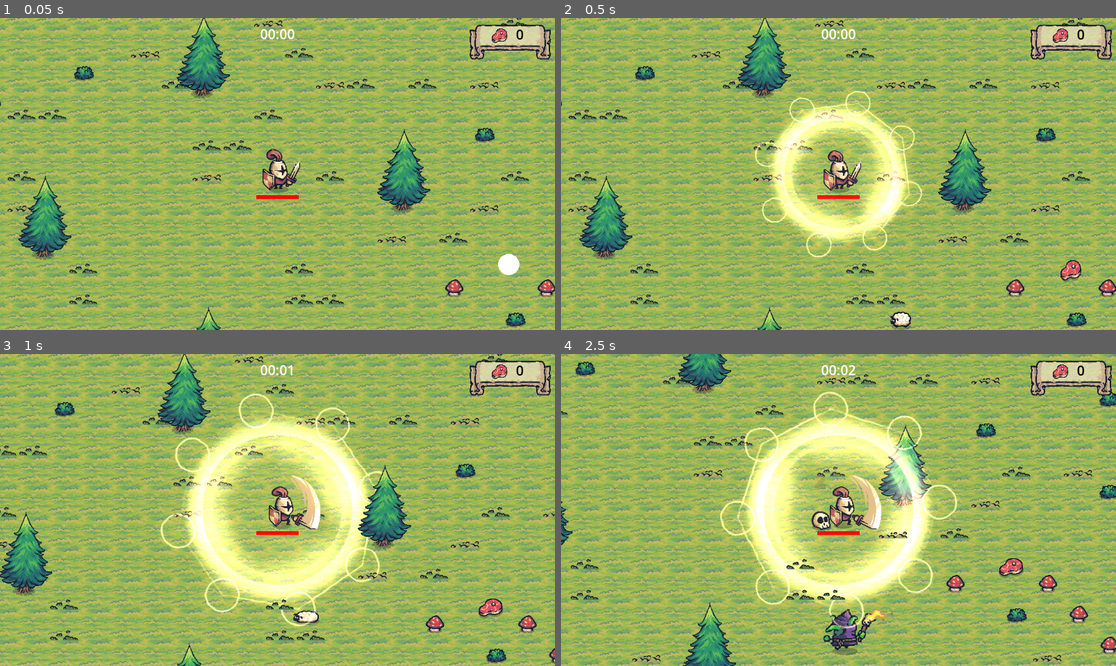
Above: before the commit, frames 1-4 (two rows, left to right).
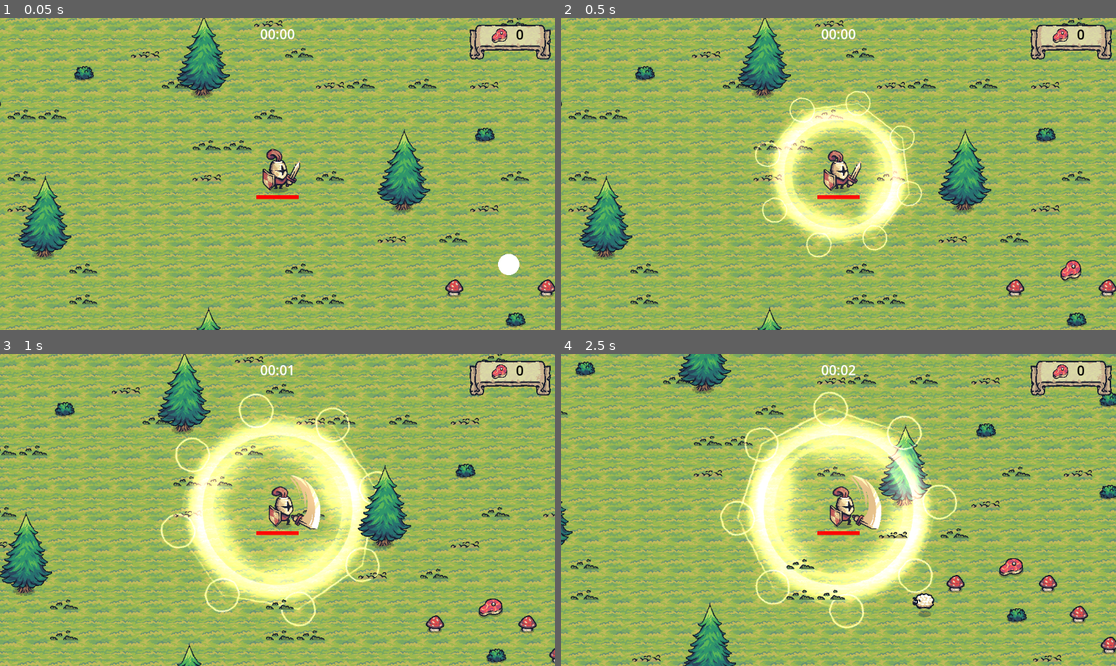
Above: after the commit, the same moments.

Repository: LostReny/DIO_TRILHA_GODOT
Game: Godot game, scene res://main.tscn
The game is run twice, just before and just after one commit, with the same random seed, the same clock (stepped at 60 frames per second) and the same inputs.
Inputs (mouse positions are in pixels of both pictures, inside the frame that each line leads up to):
- Up to frame 1 (0.05 s): no input
- Up to frame 2 (0.5 s): no input
- Up to frame 3 (1 s): move the mouse to (399, 494) at 0.52 s; hold D (move_right) from 0.53 s (still down); click (399, 494) at 0.6 s
- Up to frame 4 (2.5 s): move the mouse to (727, 525) at 1.27 s; release D (move_right) at 1.28 s; hold S (move_down) 1.28-2.03 s; click (727, 525) at 1.35 s; move the mouse to (894, 441) at 2.02 s; hold D (move_right) from 2.03 s (still down); click (894, 441) at 2.1 s

Frame 1 is identical in both runs. In frame 2, 0.2% of the frame differs, in the area x 59-64%, y 93-100%; in frame 3, 0.2%; in frame 4, 1.2%, in the area x 45-68%, y 38-97%.

Commit message:
mob_spanner

Diff:
--- a/Tiny_Swords/main.tscn
+++ b/Tiny_Swords/main.tscn
@@ -1,7 +1,6 @@
 [gd_scene load_steps=22 format=3 uid="uid://mpfy831tforr"]
 
 [ext_resource type="PackedScene" uid="uid://cisa5sj6f40v4" path="res://scenes/player.tscn" id="1_hcrkh"]
-[ext_resource type="PackedScene" uid="uid://dfo66x28j5yt2" path="res://scenes/test_scene/test_mob_spanner.tscn" id="2_b8735"]
 [ext_resource type="Texture2D" uid="uid://b5le88ovtpdfo" path="res://addons/assets/Tiny Swords/Deco/03.png" id="2_un5ea"]
 [ext_resource type="Texture2D" uid="uid://blvx3ptu7iygh" path="res://addons/assets/Tiny Swords/Deco/05.png" id="3_1r7ij"]
 [ext_resource type="PackedScene" uid="uid://ctgfljouhsj74" path="res://scenes/ui/game_ui.tscn" id="3_gtk1n"]
@@ -11,6 +10,7 @@
 [ext_resource type="Texture2D" uid="uid://c6flox4vcmknq" path="res://addons/assets/Tiny Swords/Deco/12.png" id="5_vhyrs"]
 [ext_resource type="Texture2D" uid="uid://b36kgdxghdx34" path="res://addons/assets/Tiny Swords/Deco/18.png" id="6_ydea8"]
 [ext_resource type="Texture2D" uid="uid://dnxo64c0rjax8" path="res://addons/assets/Tiny Swords/Terrain/Water/Water.png" id="7_60miw"]
+[ext_resource type="PackedScene" uid="uid://83usjjffl6n2" path="res://scripts/systems/mob_spanner.tscn" id="12_endqh"]
 [ext_resource type="PackedScene" uid="uid://cxcvqxy7ggi45" path="res://scenes/misc/tree.tscn" id="12_j4bv5"]
 
 [sub_resource type="TileSetAtlasSource" id="TileSetAtlasSource_munw3"]
@@ -126,8 +126,7 @@
 [node name="RemoteTransform2D - mobSpanner" type="RemoteTransform2D" parent="Player"]
 y_sort_enabled = true
 position = Vector2(0, 3)
-remote_path = NodePath("../../TestMobSpanner")
-use_global_coordinates = false
+remote_path = NodePath("../../MobSpanner")
 update_rotation = false
 update_scale = false
 
@@ -239,12 +238,12 @@
 
 [node name="Camera2D" type="Camera2D" parent="."]
 position = Vector2(434, 241)
-
-[node name="TestMobSpanner" parent="." instance=ExtResource("2_b8735")]
-position = Vector2(0, 3)
 
 [node name="WorldLimit" type="StaticBody2D" parent="."]
 
 [node name="CollisionShape2D" type="CollisionShape2D" parent="WorldLimit"]
 position = Vector2(-3, -1024)
 shape = SubResource("RectangleShape2D_lauj6")
+
+[node name="MobSpanner" parent="." instance=ExtResource("12_endqh")]
+position = Vector2(434, 244)
